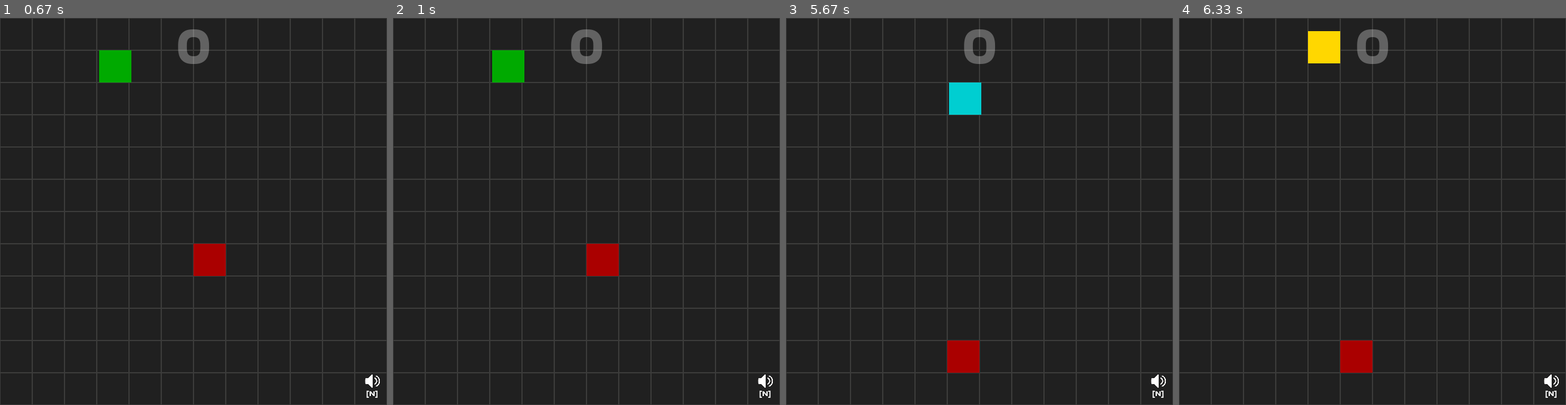
Above: before the commit, frames 1-4 (left to right).
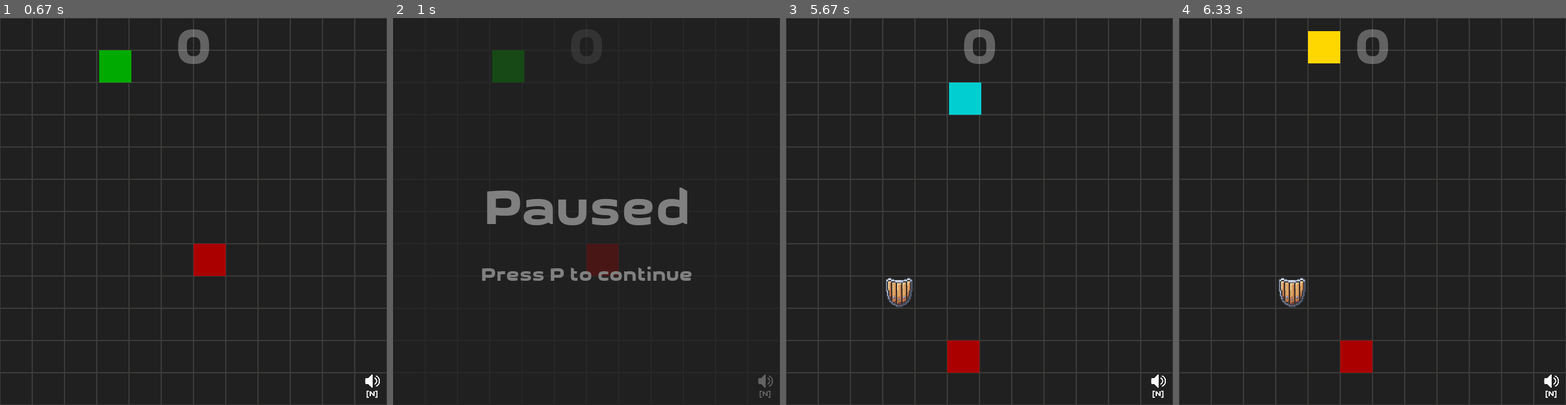
Above: after the commit, the same moments.

Repository: fossguild/naja
Game: pygame game, started from kobra.py
Same seed, same stepped clock (60 frames per second), same inputs: the game is played once before the commit and once after it.
Inputs:
- Up to frame 1 (0.67 s): click "Start Game" at 0.38 s
- Up to frame 2 (1 s): hold P from 0.67 s (still down); hold Up from 0.67 s (still down)
- Up to frame 3 (5.67 s): release P at 1.13 s; release Up at 1.13 s; hold P 1.17-1.63 s; hold Up 1.17-1.63 s; tap Enter at 1.67, 2.5, 4.17, 5.55 s; hold M 2-2.47 s; hold Up 2-2.47 s; tap Space at 2.83 s; hold Up 3.17-3.63 s; hold Left 4.5-5.03 s; tap C at 4.65 s; hold Down 5.07-5.37 s; hold Left from 5.4 s (still down)
- Up to frame 4 (6.33 s): release Left at 5.8 s; hold Up 5.83-6.2 s; tap C at 5.98 s; hold Right from 6.23 s (still down)

Frame 1 is identical in both runs. In frame 2, 5.0% of the frame differs, in the area x 22-99%, y 2-99%; in frame 3, 0.4%; in frame 4, 0.4%.

Commit message:
removing useless files

Diff:
--- a/kobra.py
+++ b/kobra.py
@@ -45,6 +45,8 @@
     powerups_death_guard,
     powerups_draw_timer,
     powerups_try_periodic_spawn,
+    powerups_pause_begin,
+    powerups_pause_end,
 )
 
 ##
@@ -524,6 +526,27 @@
     hint_rect.centerx = icon_x + icon_size // 2
     hint_rect.top = icon_y + icon_size + gap
     state.arena.blit(hint_surf, hint_rect)
+
+
+def draw_pause_screen(state: GameState, assets: GameAssets):
+    """Desenha uma sobreposição semi-transparente e o texto de pausa."""
+    # Cria uma superfície para a sobreposição com transparência alfa
+    overlay = pygame.Surface((state.width, state.height), pygame.SRCALPHA)
+    overlay.fill((32, 32, 32, 180))  # Cinza escuro, semi-transparente
+    state.arena.blit(overlay, (0, 0))
+
+    # Mostra o texto "Paused"
+    paused_title = assets.render_big("Paused", MESSAGE_COLOR)
+    paused_title_rect = paused_title.get_rect(
+        center=(state.width / 2, state.height / 2)
+    )
+    state.arena.blit(paused_title, paused_title_rect)
+
+    paused_subtitle = assets.render_small("Press P to continue", MESSAGE_COLOR)
+    paused_subtitle_rect = paused_subtitle.get_rect(
+        center=(state.width / 2, state.height * 2 / 3)
+    )
+    state.arena.blit(paused_subtitle, paused_subtitle_rect)
 
 
 def _will_wrap_around(state: GameState, origin: int, dest: int, limit: int) -> bool:
@@ -627,10 +650,19 @@
                     pygame.quit()
                     sys.exit()
                 elif event.key == pygame.K_p:  # P : pause game
+                    prev = state.game_on
                     state.toggle_pause()
+                    # Bridge power-ups timers with the pause state
+                    if prev and not state.game_on:
+                        powerups_pause_begin(state)  # just entered pause
+                    elif not prev and state.game_on:
+                        powerups_pause_end(state)  # just resumed
+                    if state.game_on:
+                        show_pause_hint_end_time = pygame.time.get_ticks() + 2000
                 elif event.key in (pygame.K_m, pygame.K_ESCAPE):  # M or ESC : open menu
                     was_running = state.game_on
                     state.pause()
+                    powerups_pause_begin(state)  # freeze power-up timers during menu
 
                     # Store old values of critical settings
                     old_cells = settings.get("cells_per_side")
@@ -659,6 +691,8 @@
                         reset_objects=needs_reset
                         or settings.get("reset_game_on_apply"),
                     )
+                    if was_running:
+                        powerups_pause_end(state)
                     state.game_on = was_running
                 elif event.key == pygame.K_n:  # N : toggle music mute
                     settings.set(
@@ -900,12 +934,20 @@
                 break  # Only eat one apple per frame
 
         # Check collision with power-ups + effects
-        powerups_handle_collisions(state)
-
-        # Periodically attempt to spawn a shield if none exists (gameplay loop)
-        powerups_try_periodic_spawn(
-            state, interval_ms=POWERUP_SPAWN_INTERVAL_MS, chance=POWERUP_SPAWN_CHANCE
-        )
+        if state.game_on:
+            # Check collision with power-ups + effects
+            powerups_handle_collisions(state)
+
+        if not state.game_on:
+            draw_pause_screen(state, assets)
+
+        if state.game_on:
+            # Periodically attempt to spawn a shield if none exists (gameplay loop)
+            powerups_try_periodic_spawn(
+                state,
+                interval_ms=POWERUP_SPAWN_INTERVAL_MS,
+                chance=POWERUP_SPAWN_CHANCE,
+            )
 
         # Update display
         pygame.display.update()
--- a/src/constants.py
+++ b/src/constants.py
@@ -21,7 +21,7 @@
 CLOCK_TICKS = 4  # How fast the snake moves.
 
 POWERUP_SPAWN_INTERVAL_MS = 8000  # How often to attempt a spawn when none exists
-POWERUP_SPAWN_CHANCE = 0.35  # Probability [0..1] on each attempt
+POWERUP_SPAWN_CHANCE = 0.99  # Probability [0..1] on each attempt
 INVINCIBILITY_DURATION_MS = 3000  # How long the invincibility lasts per pickup (ms)
 
 # Color palettes for snake customization
--- a/src/power_ups.py
+++ b/src/power_ups.py
@@ -208,6 +208,22 @@
             break
 
 
+def powerups_pause_begin(state) -> None:
+    """Mark the moment we entered a paused state (to freeze timers)."""
+    state._powerups_pause_start_ms = pygame.time.get_ticks()
+
+
+def powerups_pause_end(state) -> None:
+    """Shift timers by the paused duration so they don't elapse while paused."""
+    start = getattr(state, "_powerups_pause_start_ms", None)
+    if start is None:
+        return
+    delta = pygame.time.get_ticks() - start
+    state.invincible_until_ms = getattr(state, "invincible_until_ms", 0) + delta
+    state.powerups_next_try_ms = getattr(state, "powerups_next_try_ms", 0) + delta
+    state._powerups_pause_start_ms = None
+
+
 def powerups_death_guard(state, on_die: Callable[[], None]) -> Callable[[], None]:
     """Wrap the death callback to ignore death while invincible (or others in future)."""
 
@@ -227,7 +243,12 @@
 
 def powerups_draw_timer(state, arena: pygame.Surface, assets) -> None:
     """Draw a bottom-left HUD slot for time-limited effects (invincibility)."""
-    now = pygame.time.get_ticks()
+    # Freeze the visual countdown while paused by using the pause-start timestamp
+    if not getattr(state, "game_on", False):
+        now = getattr(state, "_powerups_pause_start_ms", pygame.time.get_ticks())
+    else:
+        now = pygame.time.get_ticks()
+
     remaining_ms = getattr(state, "invincible_until_ms", 0) - now
     if remaining_ms <= 0:
         return
Not shown, removed: .pre-commit-config.yaml
